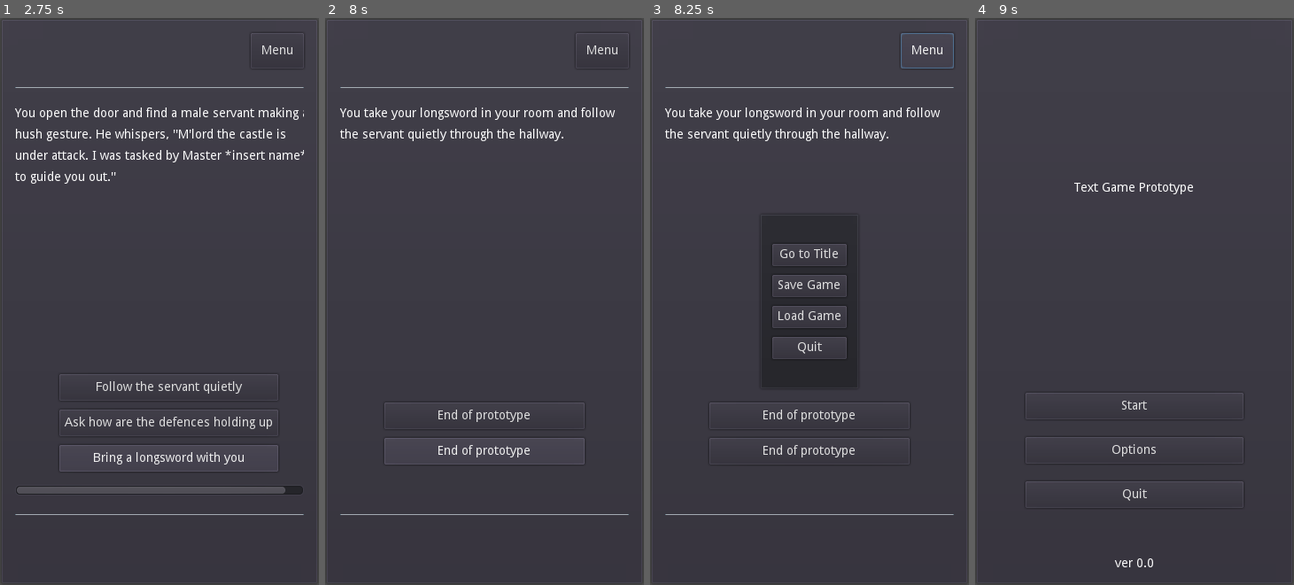
Above: before the commit, frames 1-4 (left to right).
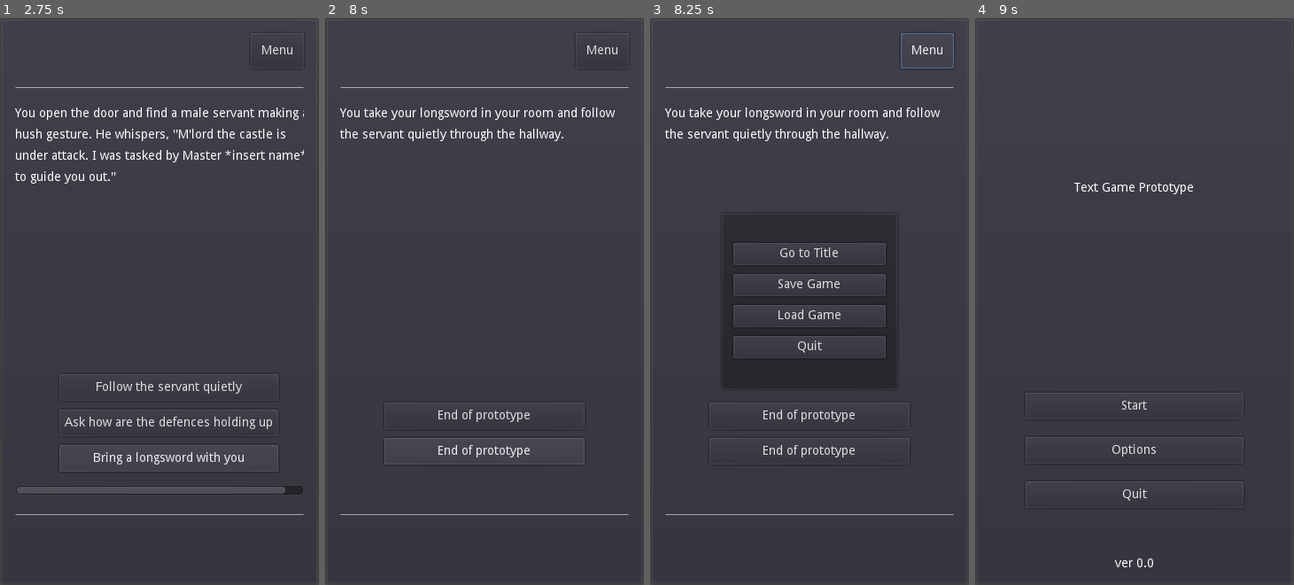
Above: after the commit, the same moments.

Repository: philipuriarte/A-Churchyard-of-Orphans
Game: Godot game, scene res://scenes/main.tscn
Same seed, same stepped clock (60 frames per second), same inputs: the game is played once before the commit and once after it.
Inputs:
- Up to frame 1 (2.75 s): click "Start" at 0.5 s; click "Continue" at 1.25 s; click "Open the door" at 2 s
- Up to frame 2 (8 s): click "Follow the servant quietly" at 2.75 s; click "End of prototype" at 3.5 s; click "End of prototype" at 4.25 s; click "End of prototype" at 5 s; click "End of prototype" at 5.75 s; click "End of prototype" at 6.5 s; click "End of prototype" at 7.25 s
- Up to frame 3 (8.25 s): click "Menu" at 8 s
- Up to frame 4 (9 s): click "Go to Title" at 8.75 s

Frames 1-2 are identical in both runs. In frame 3, 1.7% of the frame differs, in the area x 25-75%, y 39-61%; in frame 4, nothing differs.

Commit message:
Update size of PopupMenu

Diff:
--- a/scenes/game_screen.tscn
+++ b/scenes/game_screen.tscn
@@ -48,8 +48,8 @@
 unique_name_in_owner = true
 margin_left = -52.0
 margin_top = 0.0
-margin_right = 60.0
-margin_bottom = 198.0
+margin_right = 148.0
+margin_bottom = 200.0
 
 [node name="TopSeparator" type="HSeparator" parent="MarginContainer/MainCointainer"]
 margin_top = 60.0
--- a/scenes/popup_menu.tscn
+++ b/scenes/popup_menu.tscn
@@ -5,7 +5,7 @@
 [node name="PopupMenu" type="PopupPanel"]
 margin_left = 110.0
 margin_top = 240.0
-margin_right = 260.0
+margin_right = 310.0
 margin_bottom = 440.0
 script = ExtResource( 1 )
 
@@ -14,9 +14,9 @@
 anchor_top = 0.5
 anchor_right = 0.5
 anchor_bottom = 0.5
-margin_left = -71.0
+margin_left = -96.0
 margin_top = -96.0
-margin_right = 71.0
+margin_right = 96.0
 margin_bottom = 96.0
 size_flags_horizontal = 3
 size_flags_vertical = 3
@@ -28,7 +28,7 @@
 [node name="MenuContainer" type="VBoxContainer" parent="MenuMargin"]
 margin_left = 10.0
 margin_top = 30.0
-margin_right = 132.0
+margin_right = 182.0
 margin_bottom = 162.0
 custom_constants/separation = 10
 
